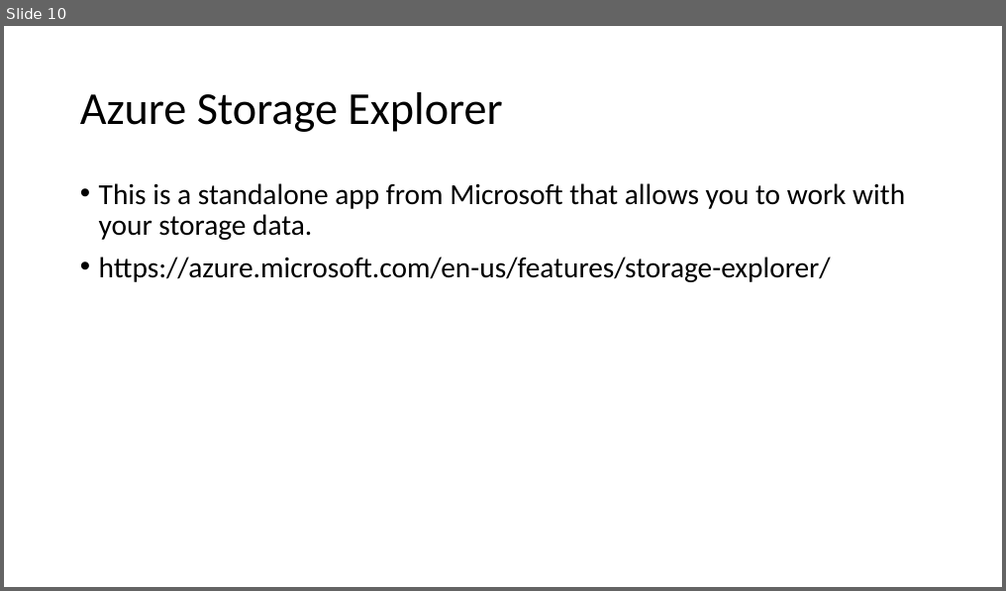
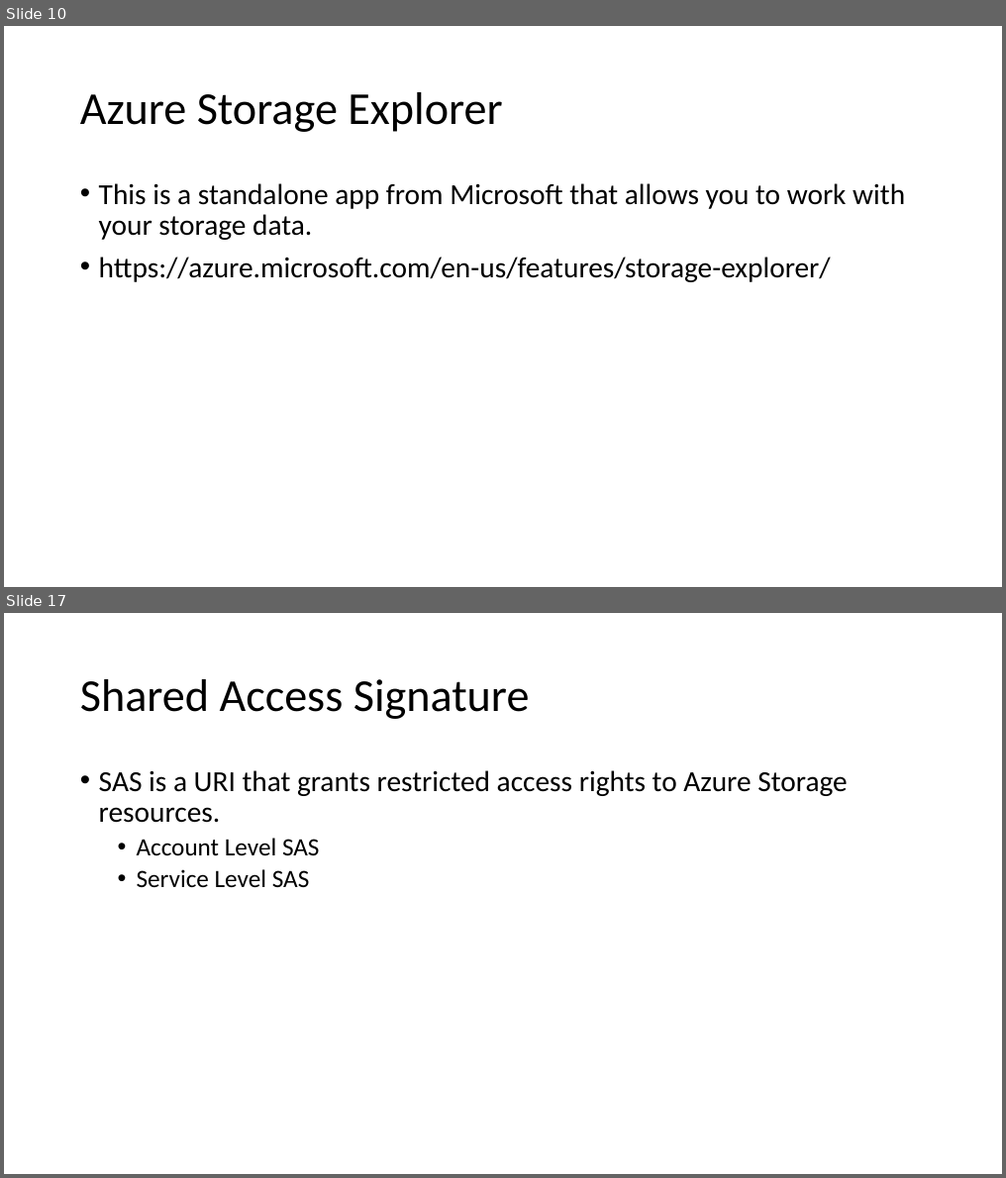
Before and after one commit to aswini-roy/Az104-D, a slide deck: Azure Storage.pptx. Shown one above the other, each under a label of ours: slide 10 before the commit, slides 10 and 17 after it; the slides between them are not shown. The pictures are 1006x591 and 1006x1178 pixels, drawn with LibreOffice and Linux fonts; fonts in the diff are those of the drawing. Boxes give left, top, right and bottom in pixels: in the first picture for what was removed or moved away, otherwise in the second. Text is boxed around its words. In the diff, an @@ line names an element or a change of style, - is before the commit and + after.

```diff
--- a/Azure Storage.pptx
+++ b/Azure Storage.pptx
@@ slide 17 added at (4,613,1002,1174), background #FFFFFF @@
@@ title added at (80,679,530,719), 44 pt, text #000000 @@
+Shared Access Signature
@@ text added at (99,770,846,887), 28 pt, text #000000 @@
+• SAS is a URI that grants restricted access rights to Azure Storage resources.
+  • Account Level SAS
+  • Service Level SAS
```
Also in this commit, not shown: 1 slide changed, 14 other slides added.
